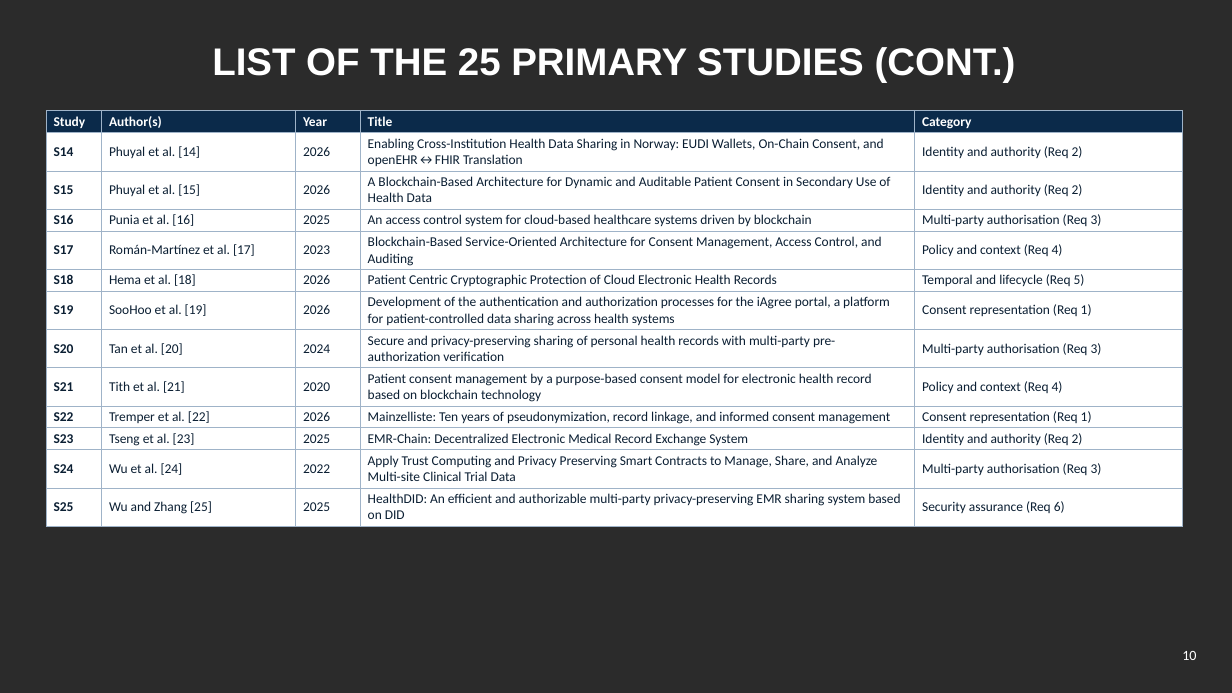
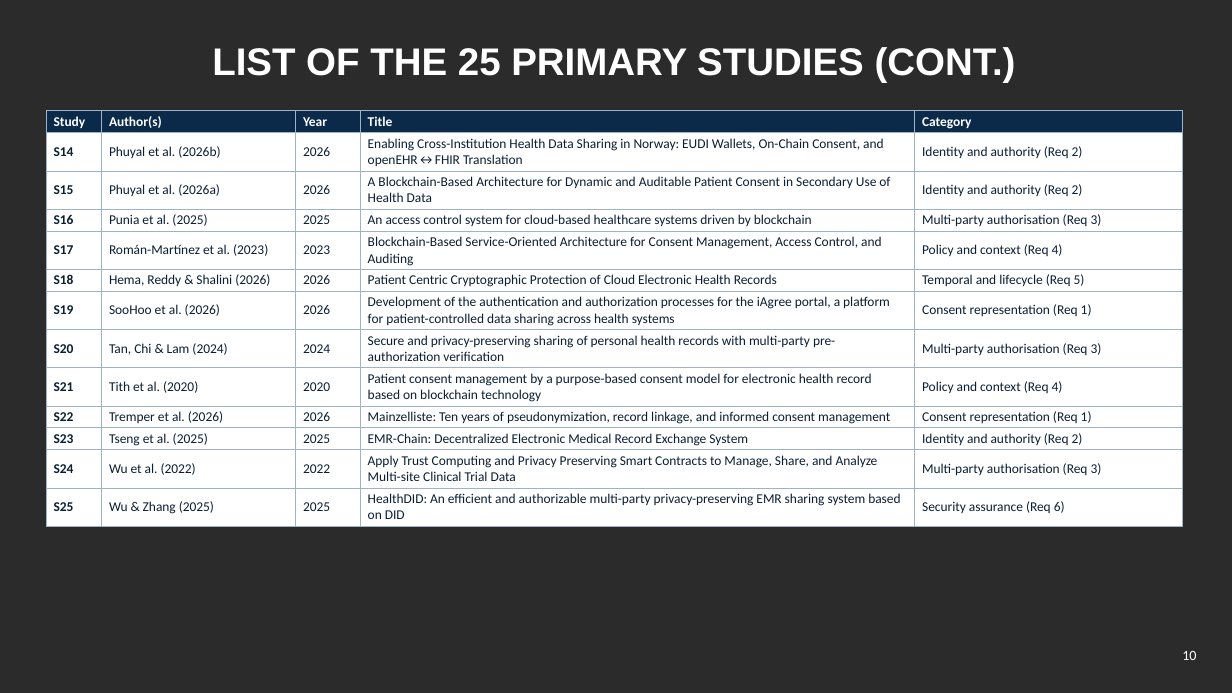
Before and after one commit to yasir12345678900/HealthRWA-Sepolia-Personal-try, a slide deck: slide 10 of docs/Yasir_CA2_Reassessment_Slides.pptx. Drawn at 1232x693 pixels with LibreOffice and Linux fonts; fonts in the diff are those of the drawing; background and template pictures are left out; a plain dark background stands for a picture behind light text. Boxes give left, top, right and bottom in pixels: in the first picture for what was removed or moved away, otherwise in the second. Text is boxed around its words. In the diff, an @@ line names an element or a change of style, - is before the commit and + after.

```diff
--- a/docs/Yasir_CA2_Reassessment_Slides.pptx
+++ b/docs/Yasir_CA2_Reassessment_Slides.pptx
@@ table at (x1=46, y1=111, x2=1183, y2=523) @@
-row 2, column 2: Phuyal et al. [14]
+row 2, column 2: Phuyal et al. (2026b)
-row 3, column 2: Phuyal et al. [15]
+row 3, column 2: Phuyal et al. (2026a)
-row 4, column 2: Punia et al. [16]
+row 4, column 2: Punia et al. (2025)
-row 5, column 2: Román-Martínez et al. [17]
+row 5, column 2: Román-Martínez et al. (2023)
-row 6, column 2: Hema et al. [18]
+row 6, column 2: Hema, Reddy & Shalini (2026)
-row 7, column 2: SooHoo et al. [19]
+row 7, column 2: SooHoo et al. (2026)
-row 8, column 2: Tan et al. [20]
+row 8, column 2: Tan, Chi & Lam (2024)
-row 9, column 2: Tith et al. [21]
+row 9, column 2: Tith et al. (2020)
-row 10, column 2: Tremper et al. [22]
+row 10, column 2: Tremper et al. (2026)
-row 11, column 2: Tseng et al. [23]
+row 11, column 2: Tseng et al. (2025)
-row 12, column 2: Wu et al. [24]
+row 12, column 2: Wu et al. (2022)
-row 13, column 2: Wu and Zhang [25]
+row 13, column 2: Wu & Zhang (2025)
```
Also in this commit, not shown: 8 other slides changed, 1 slide added, 15 other files.
